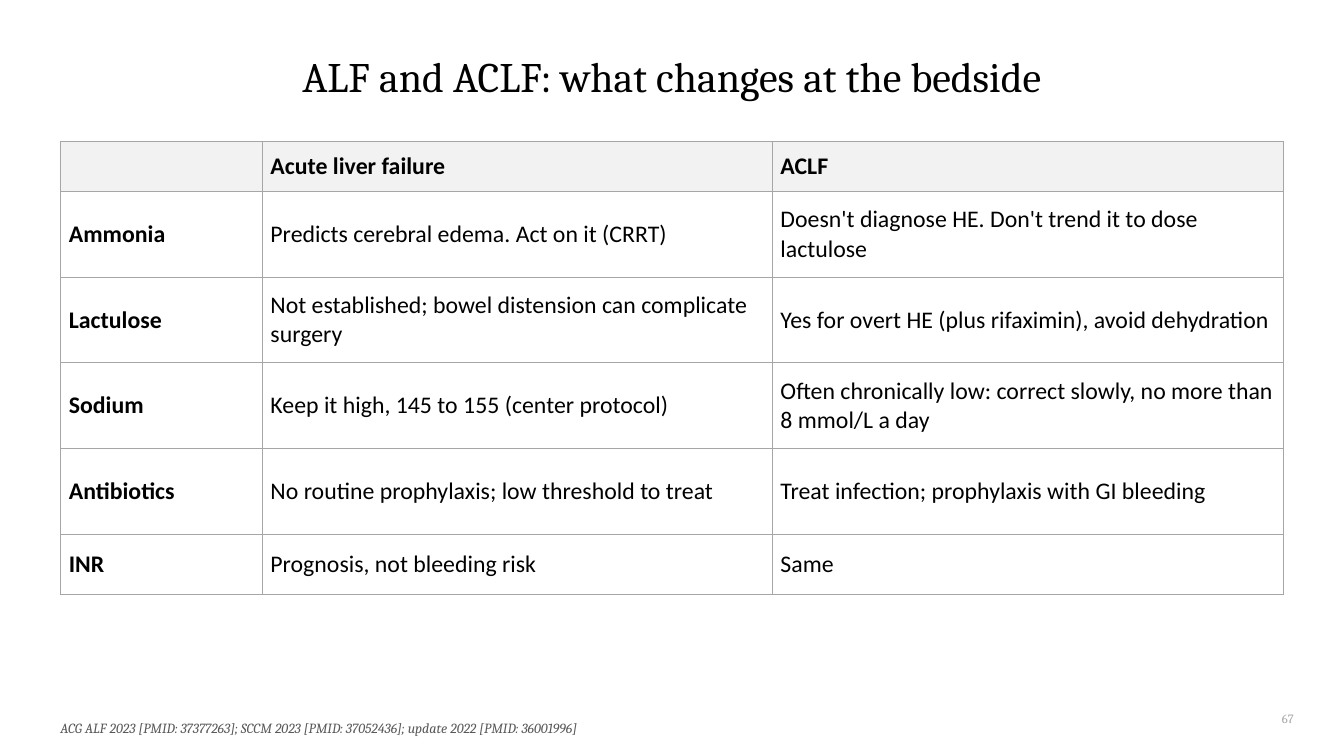
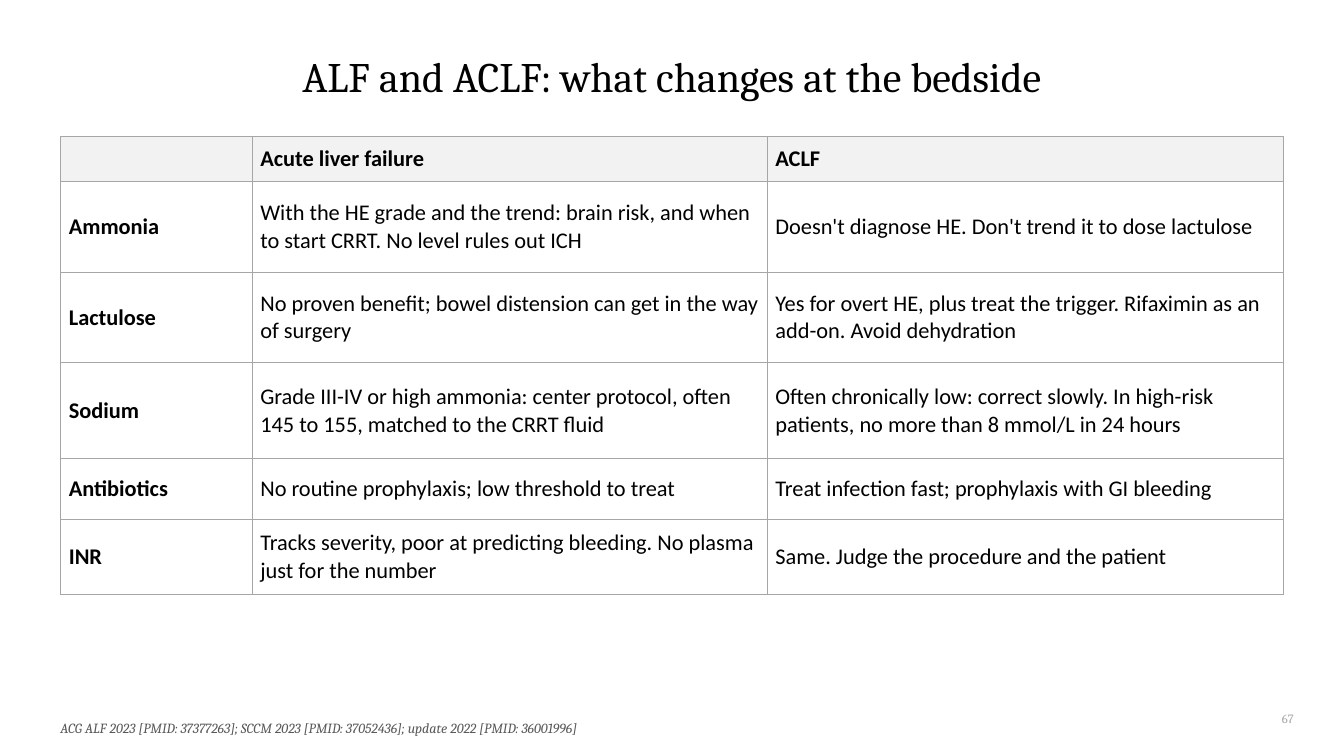
Before and after one commit to qaddodi/mohammad-almeqdadi-lectures, a slide deck: slide 67 of lectures/acute-liver-failure-aclf-in-icu/ALF and ACLF in the ICU.pptx. Drawn at 1344x756 pixels with LibreOffice and Linux fonts; fonts in the diff are those of the drawing. Boxes give left, top, right and bottom in pixels: in the first picture for what was removed or moved away, otherwise in the second. Text is boxed around its words. In the diff, an @@ line names an element or a change of style, - is before the commit and + after.

```diff
--- a/lectures/acute-liver-failure-aclf-in-icu/ALF and ACLF in the ICU.pptx
+++ b/lectures/acute-liver-failure-aclf-in-icu/ALF and ACLF in the ICU.pptx
@@ table at <box>60,136,1284,586</box> @@
-row 2, column 2: Predicts cerebral edema. Act on it (CRRT)
+row 2, column 2: With the HE grade and the trend: brain risk, and when to start CRRT. No level rules out ICH
-row 3, column 2: Not established; bowel distension can complicate surgery
+row 3, column 2: No proven benefit; bowel distension can get in the way of surgery
-row 3, column 3: Yes for overt HE (plus rifaximin), avoid dehydration
+row 3, column 3: Yes for overt HE, plus treat the trigger. Rifaximin as an add-on. Avoid dehydration
-row 4, column 2: Keep it high, 145 to 155 (center protocol)
+row 4, column 2: Grade III-IV or high ammonia: center protocol, often 145 to 155, matched to the CRRT fluid
-row 4, column 3: Often chronically low: correct slowly, no more than 8 mmol/L a day
+row 4, column 3: Often chronically low: correct slowly. In high-risk patients, no more than 8 mmol/L in 24 hours
-row 5, column 3: Treat infection; prophylaxis with GI bleeding
+row 5, column 3: Treat infection fast; prophylaxis with GI bleeding
-row 6, column 2: Prognosis, not bleeding risk
+row 6, column 2: Tracks severity, poor at predicting bleeding. No plasma just for the number
-row 6, column 3: Same
+row 6, column 3: Same. Judge the procedure and the patient
@@ size 17 to 16 pt in "Acute liver failure", "ACLF", "Ammonia", "Doesn't diagnose HE. Don't trend it to ..." and 5 more places @@
@@ table: place and size @@
-table at <box>60,141,1284,580</box>
+table at <box>60,136,1284,586</box>
```
Also in this commit, not shown: 33 other slides changed, 5 slides added, 1 slide removed, 2 other files.
